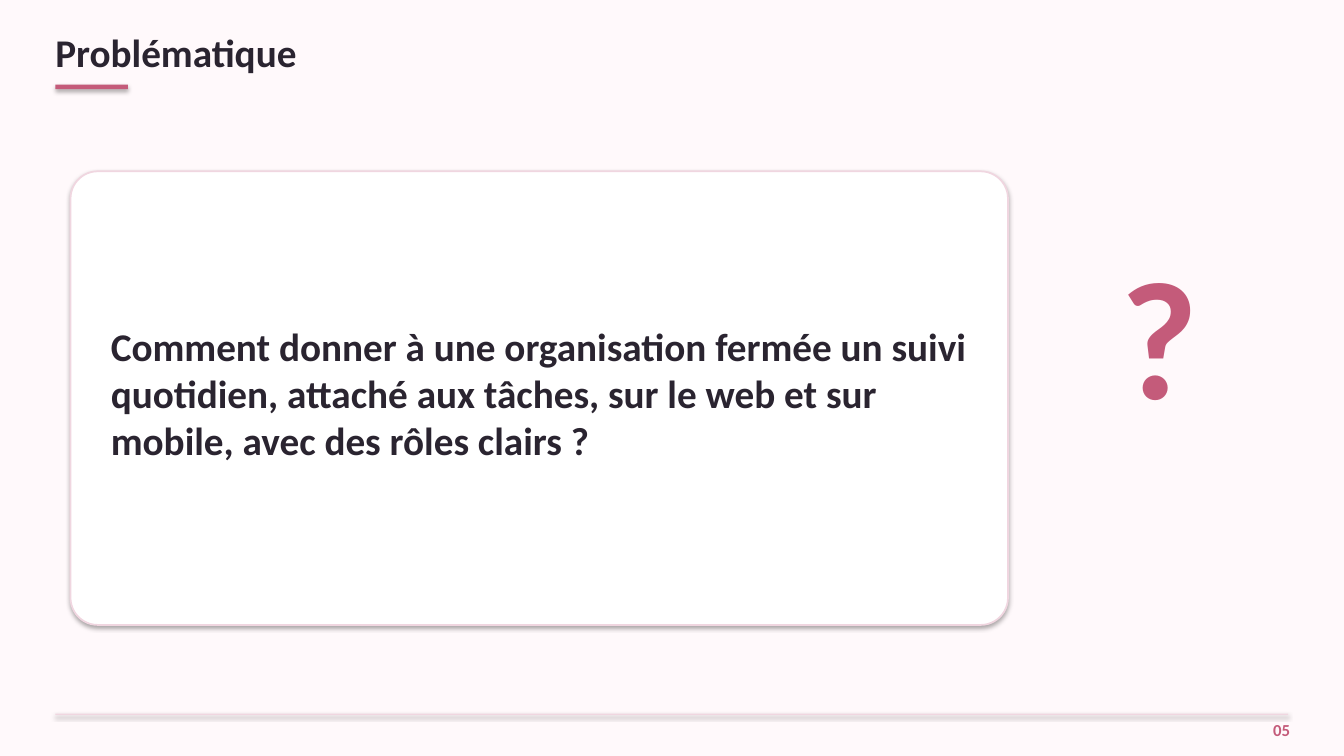
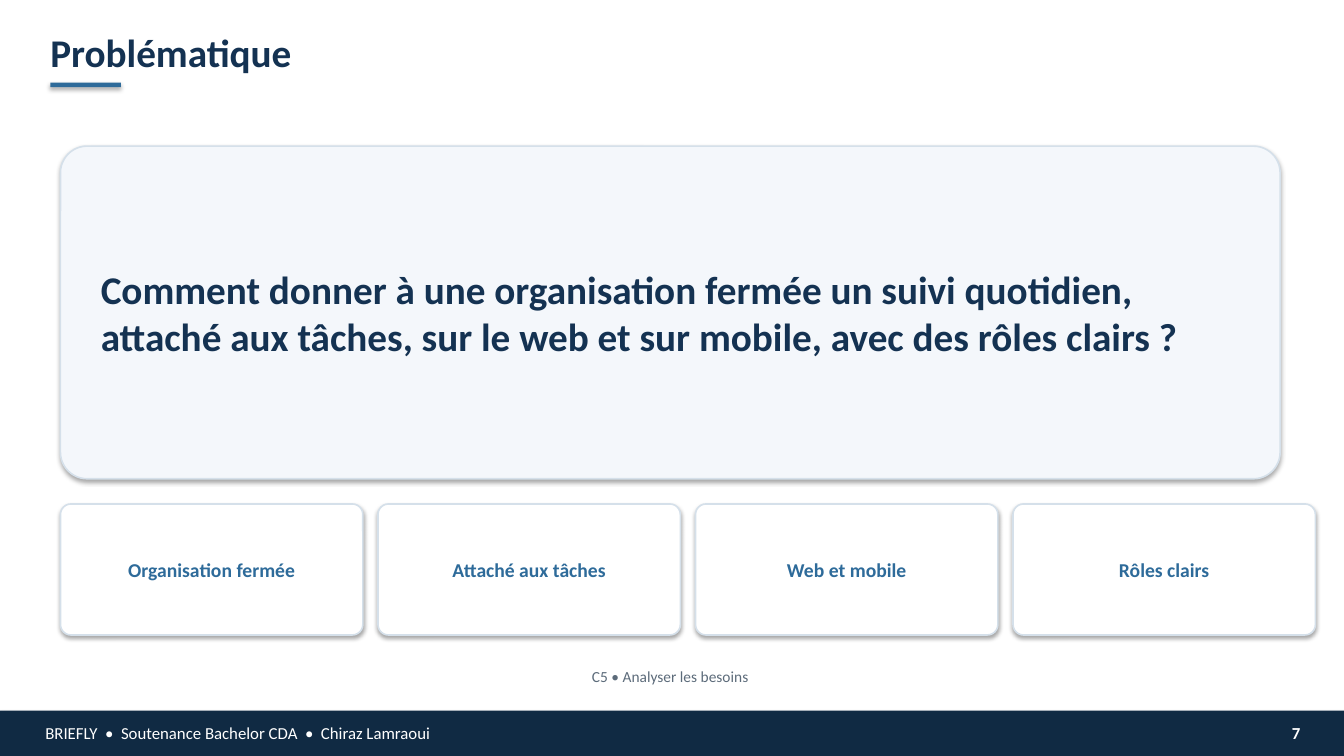
Before and after one commit to chirazlamraoui/Briefly, a slide deck: slide 7 of docs/soutenance/Briefly-soutenance.pptx (slide 5 before the commit). Drawn at 1344x756 pixels with LibreOffice and Linux fonts; fonts in the diff are those of the drawing. Boxes give left, top, right and bottom in pixels: in the first picture for what was removed or moved away, otherwise in the second. Text is boxed around its words. In the diff, an @@ line names an element or a change of style, - is before the commit and + after.

```diff
--- a/docs/soutenance/Briefly-soutenance.pptx
+++ b/docs/soutenance/Briefly-soutenance.pptx
@@ rectangle at (x1=0, y1=0, x2=1344, y2=756): fill #FFF9FB to #FFFFFF @@
@@ text "Problématique" at (x1=50, y1=39, x2=291, y2=73): text colour #2A2430 to #143252; more space between paragraphs @@
@@ rectangle moved from (x1=55, y1=85, x2=128, y2=89) to (x1=50, y1=83, x2=121, y2=87) @@
@@ rectangle at (x1=50, y1=83, x2=121, y2=87): fill #C45B7A to #2E6B9A @@
@@ rounded rectangle added at (x1=60, y1=146, x2=1280, y2=479), fill #F4F7FB, outline #D5E0EA 1.15 pt @@
@@ rounded rectangle removed at (x1=71, y1=171, x2=1008, y2=625) @@
@@ text "Comment donner à une organisation ..." at (x1=101, y1=276, x2=1150, y2=356): text colour #2A2430 to #143252; more space between paragraphs @@
@@ text "Comment donner à une organisation ..." moved from (x1=111, y1=333, x2=966, y2=460) to (x1=101, y1=276, x2=1150, y2=356) @@
@@ text removed at (x1=1028, y1=232, x2=1291, y2=474) @@
-?
@@ rounded rectangle added at (x1=60, y1=504, x2=363, y2=635), fill #FFFFFF, outline #D5E0EA 1.15 pt @@
@@ rounded rectangle added at (x1=378, y1=504, x2=681, y2=635), fill #FFFFFF, outline #D5E0EA 1.15 pt @@
@@ rounded rectangle added at (x1=696, y1=504, x2=998, y2=635), fill #FFFFFF, outline #D5E0EA 1.15 pt @@
@@ rounded rectangle added at (x1=1013, y1=504, x2=1316, y2=635), fill #FFFFFF, outline #D5E0EA 1.15 pt @@
@@ text added at (x1=128, y1=563, x2=295, y2=581), 14 pt, text #2E6B9A, bold @@
+Organisation fermée
@@ text added at (x1=452, y1=563, x2=606, y2=577), 14 pt, text #2E6B9A, bold @@
+Attaché aux tâches
@@ text added at (x1=787, y1=563, x2=907, y2=577), 14 pt, text #2E6B9A, bold @@
+Web et mobile
@@ text added at (x1=1119, y1=563, x2=1209, y2=577), 14 pt, text #2E6B9A, bold @@
+Rôles clairs
@@ text added at (x1=592, y1=671, x2=749, y2=685), 11 pt, text #5C6B7A @@
+C5 • Analyser les besoins
@@ rectangle resized from (x1=55, y1=714, x2=1289, y2=715) to (x1=0, y1=711, x2=1344, y2=756) @@
@@ rectangle at (x1=0, y1=711, x2=1344, y2=756): fill #F0D6E0 to #102A43 @@
@@ text added at (x1=45, y1=727, x2=430, y2=739), 12 pt, text #FFFFFF @@
+BRIEFLY • Soutenance Bachelor CDA • Chiraz Lamraoui
@@ text removed at (x1=1273, y1=725, x2=1290, y2=736) @@
-05
@@ text added at (x1=1292, y1=728, x2=1300, y2=739), 12 pt, text #FFFFFF, bold @@
+7
```
Also in this commit, not shown: 8 other slides changed, 23 slides added, 11 slides removed, 1 other file.
